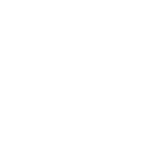
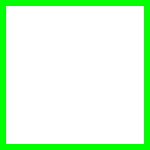
Layered file, before and after one edit (150px x 150px). Changes by layer:
added layer "mec-keyboard" above "diamond plate" over left=0, top=0, right=150, bottom=150
